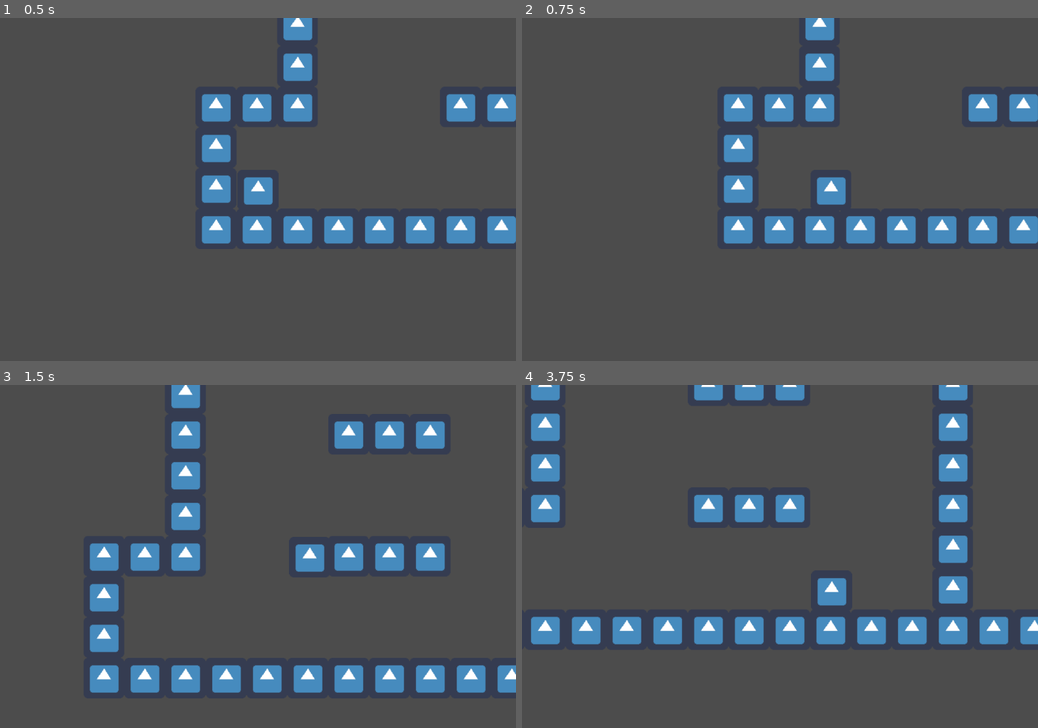
Above: before the commit, frames 1-4 (two rows, left to right).
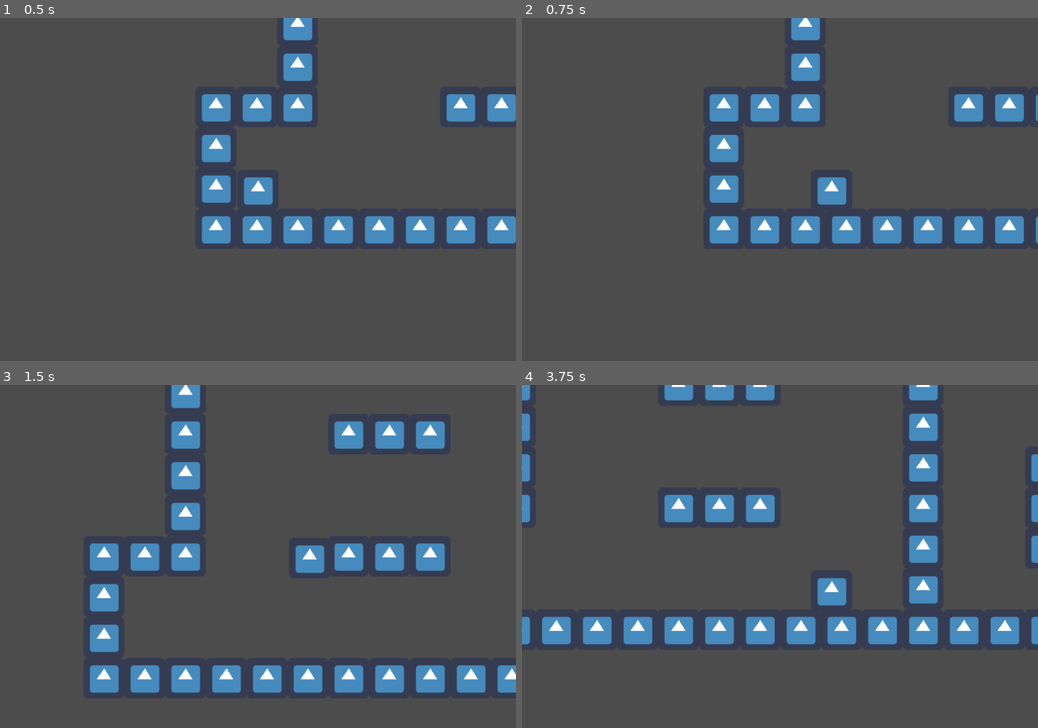
Above: after the commit, the same moments.

Repository: VMoonDev/SlimeShuffle
Game: Godot game, scene res://Level1/Level1.tscn
Same seed, same stepped clock (60 frames per second), same inputs: the game is played once before the commit and once after it. The engine's default icon, where the game draws it, is replaced by a stand-in: a white triangle on a blue panel in a dark square.
Inputs:
- Up to frame 1 (0.5 s): no input
- Up to frame 2 (0.75 s): tap Enter at 0.5 s; hold D (move_right) from 0.53 s (still down); tap E (attack) at 0.6 s
- Up to frame 3 (1.5 s): keep holding D (move_right); tap Space (jump) at 0.77 s; tap E (attack) at 1.35 s
- Up to frame 4 (3.75 s): tap Space (jump) at 1.52, 3.02 s; release D (move_right) at 2.03 s; hold A (move_left) 2.03-2.78 s; tap E (attack) at 2.1, 2.85, 3.6 s; hold D (move_right) from 2.78 s (still down)

Frame 1 is identical in both runs. In frame 2, 8.0% of the frame differs, in the area x 36-100%, y 0-66%; in frame 3, less than 0.1%; in frame 4, 16%, in the area x 0-100%, y 0-76%.

Commit message:
Add further functionality to attack

Diff:
--- a/project/Pawn/Pawn.gd
+++ b/project/Pawn/Pawn.gd
@@ -4,13 +4,13 @@
 const _MOVESPEED := 400
 const _JUMPSTRENGTH := 450
 const _SCRAMBLESTRENGTH := 300
-const _SLIDESPEED := 50
+const _SLIDESPEED := 200
 
 var _velocity := Vector2.ZERO
 var _is_jumping := false
-var _is_attacking := false
 var _wall_jumped := 0
 var wall_jump_max := 3 setget wall_jump_max_set
+var _is_attacking := false
 
 
 func _physics_process(delta):
@@ -19,6 +19,8 @@
 		_movement()
 		if Input.is_action_just_pressed("jump"):
 			_jump()
+		if Input.is_action_just_pressed("attack"):
+			_attack()
 
 
 func _gravity(delta):
@@ -55,5 +57,7 @@
 
 
 func _attack():
-	if Input.is_action_just_pressed("attack"):
-		_velocity.x *= 2
+	_is_attacking = true
+	_velocity.x += Input.get_axis("move_left", "move_right") * 1000
+	_velocity = move_and_slide(_velocity, Vector2.UP)
+	_is_attacking = false
